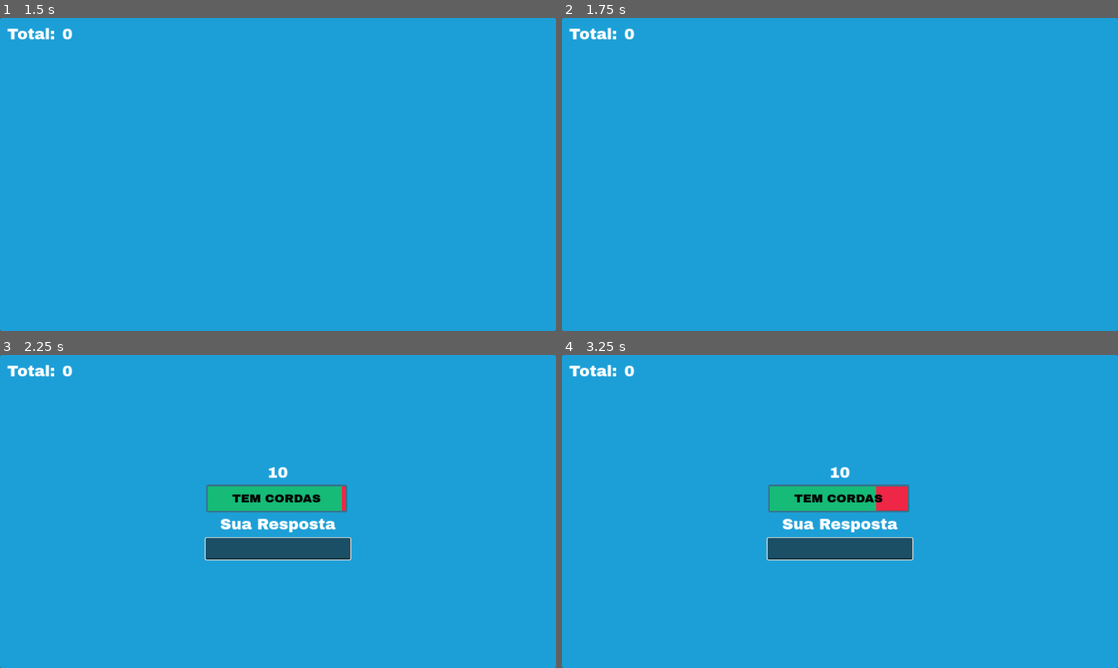
Above: before the commit, frames 1-4 (two rows, left to right).
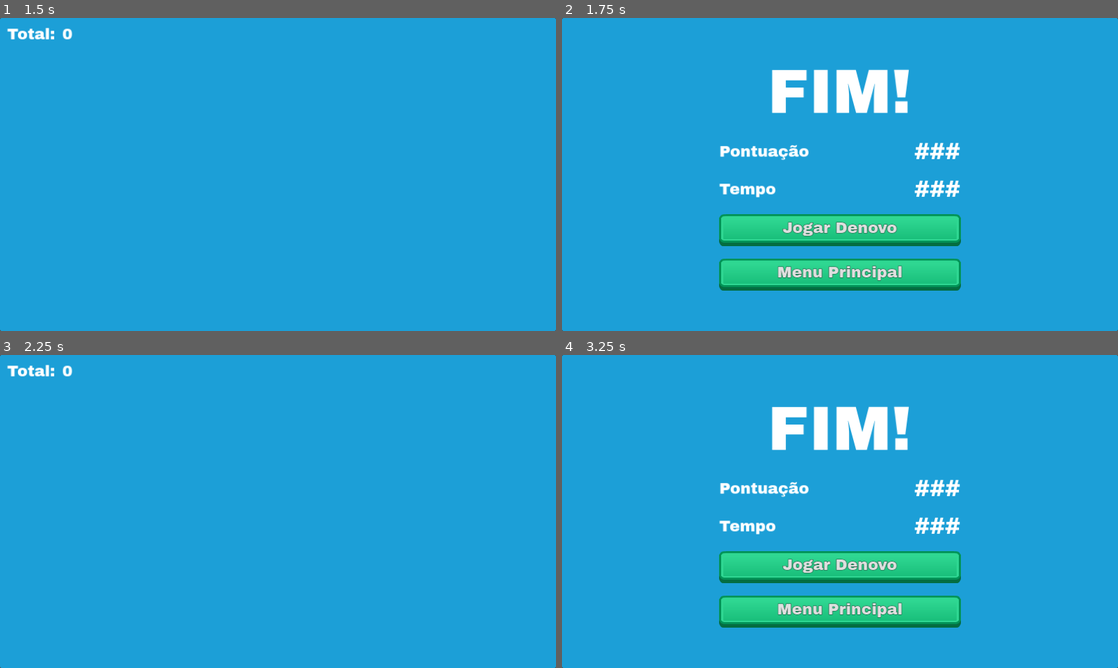
Above: after the commit, the same moments.

Repository: lazaromenezes/three-hints-game
Game: Godot game, scene res://scenes/main.tscn
The game is run twice, just before and just after one commit, with the same random seed, the same clock (stepped at 60 frames per second) and the same inputs.
Inputs (mouse positions are in pixels of both pictures, inside the frame that each line leads up to):
- Up to frame 1 (1.5 s): click "Jogo Solo" at 0.5 s; tap Enter at 1.25 s
- Up to frame 2 (1.75 s): no input
- Up to frame 3 (2.25 s): click (278, 567) at 2 s, where only the run after the commit has a clickable "Jogar Denovo"
- Up to frame 4 (3.25 s): no input

Frame 1 is identical in both runs. In frame 2, 13% of the frame differs, in the area x 1-72%, y 3-88%; in frame 3, 4.9%; in frame 4, 17%.
Error after the commit: Unable to iterate on object of type 'Nil'. (res://scripts/online_word_provider.gd:29)

Commit message:
Make server look for words in api

Diff:
--- a/project.godot
+++ b/project.godot
@@ -22,6 +22,7 @@
 SceneManager="*res://scripts/scene_manager.gd"
 MultiplayerGameManager="*res://scripts/multiplayer_game_manager.gd"
 ServerManager="*res://scripts/server_manager.gd"
+WordProvider="*res://scenes/word_provider/word_provider.tscn"
 
 [display]
 
--- a/resources/game_settings/debug_settings.tres
+++ b/resources/game_settings/debug_settings.tres
@@ -8,3 +8,5 @@
 word_start_time = 0.5
 hint_time = 5.0
 words_per_match = 5
+is_online = true
+words_endpoint = "http://localhost:8080/words?amount=%s"
--- a/resources/game_settings/default_settings.tres
+++ b/resources/game_settings/default_settings.tres
@@ -8,3 +8,5 @@
 word_start_time = 0.5
 hint_time = 15.0
 words_per_match = 6
+is_online = true
+words_endpoint = "http://localhost:8080/words?amount=%s"
--- a/resources/game_settings/game_settings.gd
+++ b/resources/game_settings/game_settings.gd
@@ -5,3 +5,5 @@
 @export var word_start_time: float
 @export var hint_time: float
 @export var words_per_match: int
+@export var is_online: bool
+@export var words_endpoint: String = "http://localhost:8080/words?amount=%s"
--- a/resources/word/word.gd
+++ b/resources/word/word.gd
@@ -5,7 +5,7 @@
 @export var second_hint: String
 @export var third_hint: String
 
-@export var accepted_answers: Array[String]
+@export var accepted_answers: Array
 
 var hints: Array[String]:
 	get:
@@ -25,3 +25,13 @@
 	var parsed = JSON.parse_string(json) as Word
 
 	return parsed
+
+static func from_dict(dict: Dictionary) -> Word:
+	var word = Word.new()
+
+	word.first_hint = dict["first_hint"]
+	word.second_hint = dict["second_hint"]
+	word.third_hint = dict["third_hint"]
+	word.accepted_answers = dict["accepted_answers"] as Array[String]
+
+	return word
--- a/scenes/lobby/lobby.gd
+++ b/scenes/lobby/lobby.gd
@@ -1,6 +1,4 @@
 extends Control
-
-@onready var offline_word_provider: OfflineWordProvider = $OfflineWordProvider
 
 func _ready() -> void:
 	MultiplayerGameManager.room_joined.connect(_on_player_connected)
@@ -25,7 +23,4 @@
 	%ConnectedPlayers.add_child(player_label)
 
 func _on_play_pressed() -> void:
-	var words: Array[Word] = offline_word_provider.take_random(5)
-	var words_package: PackedByteArray = var_to_bytes_with_objects(words)
-
-	MultiplayerGameManager.request_start(words_package)
+	MultiplayerGameManager.request_start()
--- a/scenes/lobby/lobby.tscn
+++ b/scenes/lobby/lobby.tscn
@@ -1,16 +1,7 @@
-[gd_scene load_steps=12 format=3 uid="uid://ddt20vm5mbnqo"]
+[gd_scene load_steps=3 format=3 uid="uid://ddt20vm5mbnqo"]
 
 [ext_resource type="Theme" uid="uid://dr33k4lxxp4rf" path="res://resources/main_theme.tres" id="1_ybfgy"]
 [ext_resource type="Script" path="res://scenes/lobby/lobby.gd" id="2_p7s1r"]
-[ext_resource type="Script" path="res://scripts/offline_word_provider.gd" id="3_dm6kt"]
-[ext_resource type="Script" path="res://resources/word/word.gd" id="4_exuvb"]
-[ext_resource type="Resource" uid="uid://hqbjrm5deggm" path="res://resources/word/sample_words/chuva.tres" id="5_760v5"]
-[ext_resource type="Resource" uid="uid://3dsoneckl356" path="res://resources/word/sample_words/elvis.tres" id="6_uouxw"]
-[ext_resource type="Resource" uid="uid://c42pyoej58pq" path="res://resources/word/sample_words/javali.tres" id="7_kf1qe"]
-[ext_resource type="Resource" uid="uid://bpju0ni4tvrl6" path="res://resources/word/sample_words/melancia.tres" id="8_ad28n"]
-[ext_resource type="Resource" uid="uid://dwtkdny6d6yb2" path="res://resources/word/sample_words/pao.tres" id="9_m6ex4"]
-[ext_resource type="Resource" uid="uid://bhhvhqn3wcou5" path="res://resources/word/sample_words/papagaio.tres" id="10_k7hhq"]
-[ext_resource type="Resource" uid="uid://83vcqxqi04h5" path="res://resources/word/sample_words/piano.tres" id="11_lyls5"]
 
 [node name="Lobby" type="Control"]
 layout_mode = 3
@@ -140,10 +131,6 @@
 custom_minimum_size = Vector2(0, 75)
 layout_mode = 2
 
-[node name="OfflineWordProvider" type="Node" parent="."]
-script = ExtResource("3_dm6kt")
-words = Array[ExtResource("4_exuvb")]([ExtResource("5_760v5"), ExtResource("6_uouxw"), ExtResource("7_kf1qe"), ExtResource("8_ad28n"), ExtResource("9_m6ex4"), ExtResource("10_k7hhq"), ExtResource("11_lyls5")])
-
 [connection signal="pressed" from="VBoxContainer/HBoxContainer/PanelContainer/Panel/VBoxContainer/HostGame" to="." method="_on_host_game_pressed"]
 [connection signal="pressed" from="VBoxContainer/HBoxContainer/PanelContainer/Panel/VBoxContainer/VBoxContainer/Join" to="." method="_on_join_pressed"]
 [connection signal="pressed" from="VBoxContainer/HBoxContainer/PanelContainer/Panel/VBoxContainer/Play" to="." method="_on_play_pressed"]
--- a/scenes/timed_match/timed_match.gd
+++ b/scenes/timed_match/timed_match.gd
@@ -1,13 +1,11 @@
 extends Control
-
-@onready var offline_word_provider: OfflineWordProvider = $OfflineWordProvider
 
 var _match_words: Array[Word]
 var _word_scene: PackedScene = preload("res://scenes/word/word.tscn")
 
 func _ready() -> void:
 	$StartTimer.start(GameManager.settings.match_start_time)
-	_match_words = offline_word_provider.take_random(GameManager.settings.words_per_match)
+	_match_words = await GameManager.pick_words()
 	GameManager.new_session()
 
 func _on_start_timer_timeout() -> void:
--- /dev/null
+++ b/scenes/word_provider/word_provider.gd
@@ -0,0 +1,22 @@
+extends Node
+
+@onready var offline_word_provider: OfflineWordProvider = $OfflineWordProvider
+@onready var online_word_provider: OnlineWordProvider = $OnlineWordProvider
+
+var settings: GameSettings
+
+func _ready() -> void:
+	if OS.has_feature("editor"):
+		settings = load("res://resources/game_settings/debug_settings.tres")
+	else:
+		settings = load("res://resources/game_settings/default_settings.tres")
+
+	online_word_provider.settings = settings
+
+func get_words():
+	var amount := settings.words_per_match
+
+	if settings.is_online:
+		return await online_word_provider.take_random(amount)
+
+	return offline_word_provider.take_random(amount)
--- /dev/null
+++ b/scenes/word_provider/word_provider.tscn
@@ -0,0 +1,16 @@
+[gd_scene load_steps=4 format=3 uid="uid://dv4nrbyg750jq"]
+
+[ext_resource type="Script" path="res://scenes/word_provider/word_provider.gd" id="1_i6pgv"]
+[ext_resource type="Script" path="res://scripts/offline_word_provider.gd" id="2_0nk1d"]
+[ext_resource type="Script" path="res://scripts/online_word_provider.gd" id="3_kvmud"]
+
+[node name="WordProvider" type="Node"]
+script = ExtResource("1_i6pgv")
+
+[node name="OfflineWordProvider" type="Node" parent="."]
+script = ExtResource("2_0nk1d")
+
+[node name="OnlineWordProvider" type="Node" parent="."]
+script = ExtResource("3_kvmud")
+
+[node name="HTTPRequest" type="HTTPRequest" parent="OnlineWordProvider"]
--- a/scripts/game_manager.gd
+++ b/scripts/game_manager.gd
@@ -12,6 +12,9 @@
 
 func new_session():
 	session = GameSession.new()
+
+func pick_words():
+	return await WordProvider.get_words()
 
 class GameSession:
 	const TIME_TEMPLATE: String = "%02d:%02d.%03d"
--- a/scripts/multiplayer_game_manager.gd
+++ b/scripts/multiplayer_game_manager.gd
@@ -89,15 +89,17 @@
 		multiplayer.multiplayer_peer = peer
 		session = GameSession.new(multiplayer.get_unique_id(), player_name)
 
-func request_start(words_package: PackedByteArray):
-	start_room.rpc_id(SERVER_PEER, current_room, words_package)
-
-@rpc("any_peer", "reliable")
-func start_room(room_id: String, words_package: PackedByteArray):
+func request_start():
+	start_room.rpc_id(SERVER_PEER, current_room)
+
+@rpc("any_peer", "reliable")
+func start_room(room_id: String):
 	var room = rooms[room_id]
 
+	var _words = await WordProvider.get_words()
+
 	for player in room.sessions:
-		set_words.rpc_id(player, words_package)
+		set_words.rpc_id(player, var_to_bytes(_words))
 		start_game.rpc_id(player)
 
 @rpc("authority", "reliable")
--- /dev/null
+++ b/scripts/online_word_provider.gd
@@ -0,0 +1,32 @@
+extends Node
+class_name OnlineWordProvider
+
+signal words_loaded()
+
+@onready var http_request: HTTPRequest = $HTTPRequest
+var settings: GameSettings
+var _words: Array[Word]
+
+func _ready() -> void:
+	_words = []
+	http_request.request_completed.connect(_on_request_completed)
+
+func take_random(amount: int) -> Array[Word]:
+	var url = settings.words_endpoint % amount
+
+	http_request.request(url)
+
+	await words_loaded
+
+	return _words as Array[Word]
+
+func _on_request_completed(_result: int, _response_code: int, _headers: PackedStringArray, body: PackedByteArray):
+	var words_data := body.get_string_from_utf8()
+	var loaded_words = JSON.parse_string(words_data)
+
+	_words.clear()
+
+	for w in loaded_words:
+		_words.push_back(Word.from_dict(w))
+
+	words_loaded.emit()
Not shown, added: scenes/timed_match/timCDE1.tmp
